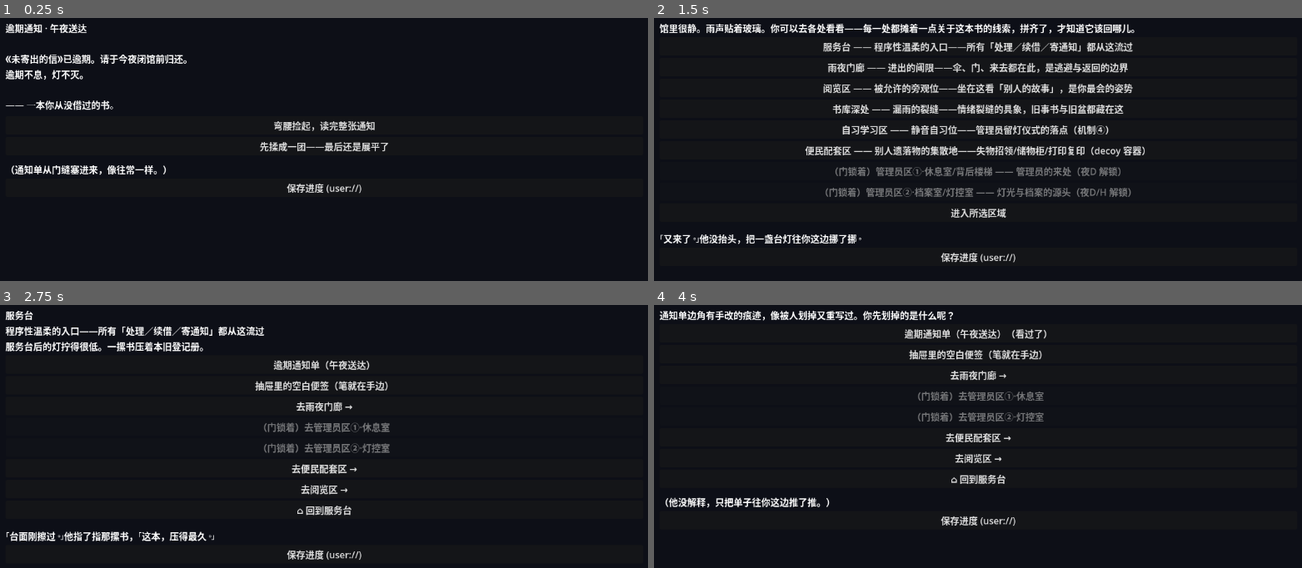
Above: before the commit, frames 1-4 (two rows, left to right).
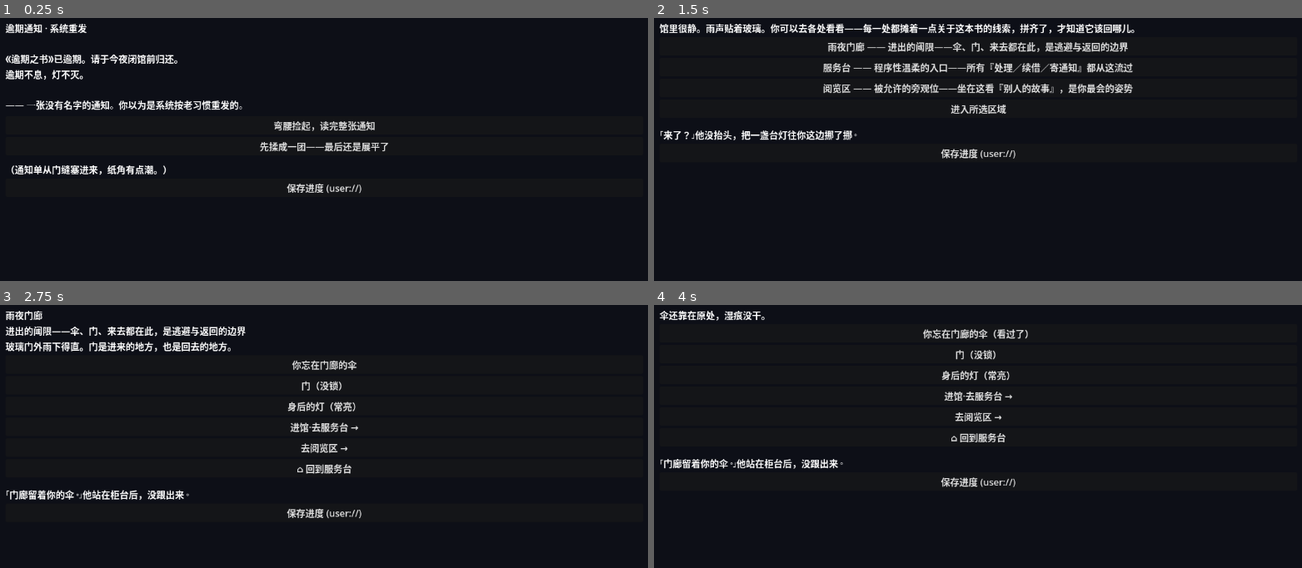
Above: after the commit, the same moments.

Repository: 245269946-blip/Return-by-Dawn
Game: Godot game, scene res://Main.tscn
Same seed, same stepped clock (60 frames per second), same inputs: the game is played once before the commit and once after it.
Inputs (mouse positions are in pixels of both pictures, inside the frame that each line leads up to):
- Up to frame 1 (0.25 s): no input
- Up to frame 2 (1.5 s): click "弯腰捡起，读完整张通知" at 0.5 s; click "走近柜台" at 1.25 s
- Up to frame 3 (2.75 s): click (324, 333) at 2 s, where only the run before the commit has a clickable "服务台 —— 程序性温柔的入口——所有「处理／续借／寄通知…"
- Up to frame 4 (4 s): click (978, 365) at 2.75 s, where only the run after the commit has a clickable "你忘在门廊的伞"; click (978, 333) at 3.5 s, where only the run before the commit has a clickable "逾期通知单（午夜送达）（看过了）"

The runs differ from the first frame. In frame 1, 1.8% of the frame differs, in the area x 1-38%, y 2-60%; in frame 2, 9.0%, in the area x 0-76%, y 9-94%; in frame 3, 6.4%; in frame 4, 5.3%.

Commit message:
feat: 序章框架 + 跨夜续接引擎解耦（NIGHT_ORDER）
- 新建 content/prologue.json：入口夜（教学关），玩家自己的逾期书，
  续借双延后选项，种三组种子，next:night_a 跨夜续接
- Main.gd：抽 load_night_by_id 解耦夜加载；curtain 读 next 生成「继续」入口
- test_harness.gd：新增序章测试节 P0-0~P0-18（含修复 P0-12 断言）
- spine_check.py：纳入 prologue（夜序0，受护栏约束）
- CONTENT_SCHEMA.md：补 next 字段

验证：headless 点测 PASS=74 FAIL=0 ALL GREEN；spine_check 序章+夜A 无脊柱泄漏

Diff:
--- a/godot/Main.gd
+++ b/godot/Main.gd
@@ -36,7 +36,8 @@
 # ── 夜程表（框架层 · 内容无关）────────────────────────
 # 加一夜 = 在 content/ 放 night_X.json + 把 id 加进此数组；引擎逻辑零改动。
 # Main 始终加载 NIGHT_ORDER[0]；多夜顺序 / 跨夜选择后续在框架层扩展。
-const NIGHT_ORDER := ["night_a"]
+# 夜序：序章 → 第一幕（夜A…）。加一夜 = 内容 JSON + 此处追加 id；引擎零改其它处。
+const NIGHT_ORDER := ["prologue", "night_a"]
 
 # ── 状态初始化（与 demo 的 _freshState 对齐）──────────────
 func _fresh_state() -> Dictionary:
@@ -75,22 +76,10 @@
 	return DEBUG_IGNORE_SAVE and OS.is_debug_build()
 
 func _ready() -> void:
-	content = ContentLoader.get_night(NIGHT_ORDER[0])
-	if content.is_empty():
-		push_error("Main: 夜 A 内容为空，检查 content/night_a.json")
-		return
-	# ── F2 跨夜持久进度（LibraryState）地基接线 ──
-	ProgressState.night_index = NIGHT_ORDER.find(NIGHT_ORDER[0])
-	if content.has("regions"):
-		var regs = content["regions"] as Dictionary
-		var unlocked := []
-		for rid in regs.keys():
-			var rg = regs[rid] as Dictionary
-			if not rg.get("locked", false) and not rg.get("void", false):
-				unlocked.append(rid)
-		ProgressState.unlocked_zones = unlocked
 	gui_input.connect(_on_gui_input)
 	_build_ui()
+	# 加载入口夜（NIGHT_ORDER[0]）；引擎与夜程表解耦，加一夜零改此处
+	load_night_by_id(NIGHT_ORDER[0])
 	# 存档恢复（B）：有同版存档则恢复，否则走开场 notice
 	# 版本不匹配或缺失 contentVersion 字段 → 视为过期存档，自动新游戏
 	# 开发期开关：DEBUG_IGNORE_SAVE + debug 构建 → 跳过恢复，直接新游戏
@@ -100,6 +89,29 @@
 		state = _fresh_state()
 		state["node"] = "notice"
 		_render_node("notice")
+
+## 跨夜加载：引擎与夜程表解耦（加一夜 = 内容 JSON + NIGHT_ORDER 追加 id）
+## 供 _ready 开场与收场「继续」按钮复用；测试桩可显式切换任意一夜。
+func load_night_by_id(id: String) -> void:
+	if not NIGHT_ORDER.has(id):
+		push_error("Main: 夜程表无此夜 " + id)
+		return
+	var c := ContentLoader.get_night(id)
+	if c.is_empty():
+		push_error("Main: 加载夜失败 " + id)
+		return
+	content = c
+	ProgressState.night_index = NIGHT_ORDER.find(id)
+	var unlocked := []
+	var regs = content["regions"] as Dictionary
+	for rid in regs.keys():
+		var rg = regs[rid] as Dictionary
+		if not rg.get("locked", false) and not rg.get("void", false):
+			unlocked.append(rid)
+	ProgressState.unlocked_zones = unlocked
+	state = _fresh_state()
+	state["node"] = "notice"
+	_render_node("notice")
 
 # ── UI 骨架（Godot 专属；与 demo 的 DOM 对应）──────────────
 func _build_ui() -> void:
@@ -673,6 +685,15 @@
 	_clear_container($Panel/Memories)
 	$Panel/Stage.text = "（今夜闭馆。灯还亮着。）\n\n雨声贴着玻璃，慢慢远了。\n你合上《逾期之书》——可你知道，有些书，合上了也还在原地等你。"
 	$Panel/Curator.text = "（夜还长。下次来，灯还亮着。）"
+	# 跨夜续接：本夜声明 next 且夜程表中有其后继 → 提供「继续」入口
+	if content.has("next"):
+		var nxt: String = content["next"]
+		var cid: String = content.get("id", "")
+		if NIGHT_ORDER.has(nxt) and NIGHT_ORDER.find(nxt) > NIGHT_ORDER.find(cid):
+			var bn := Button.new()
+			bn.text = "继续 —— 下一夜"
+			bn.pressed.connect(load_night_by_id.bind(nxt))
+			$Panel/Actions.add_child(bn)
 	var b := Button.new()
 	b.text = "重新翻开《逾期之书》"
 	b.pressed.connect(_on_restart)
--- /dev/null
+++ b/godot/content/prologue.json
@@ -0,0 +1,161 @@
+{
+  "id": "prologue",
+  "playerName": "阿迟",
+  "title": "序章 · 续借",
+  "meta": {
+    "decoy": false,
+    "note": "教学关：玩家自己的逾期书，建立『通知单→续借→未了结』最小循环，并种下『管理员强引导继续逃避』『他也是逾期者』『门没锁/灯常亮』三组种子"
+  },
+  "next": "night_a",
+  "regions": {
+    "entry_porch": {
+      "name": "雨夜门廊",
+      "metaphor": "进出的阈限——伞、门、来去都在此，是逃避与返回的边界",
+      "desc": "玻璃门外雨下得直。门是进来的地方，也是回去的地方。",
+      "exits": [
+        { "label": "进馆·去服务台", "to": "service_desk" },
+        { "label": "去阅览区", "to": "reading_room" }
+      ],
+      "hotspots": {
+        "umbrella": {
+          "label": "你忘在门廊的伞",
+          "once": "你的伞靠在门边，伞尖还在滴水。你进来时忘了它，像忘了很多次自己。",
+          "again": "伞还靠在原处，湿痕没干。",
+          "curatorOnce": "「门廊留着你的伞。」他站在柜台后，没跟出来。",
+          "unlocks": { "id": "c_umb1", "text": "你又忘带伞——门廊留着你的伞" }
+        },
+        "door": {
+          "label": "门（没锁）",
+          "once": "门没锁。推开门是雨，关上是馆。你站在门槛上，两边都不是答案。",
+          "again": "门还是那样，没锁。你没推。",
+          "curatorOnce": "（他没拦你，也没催你走。）"
+        },
+        "lamp_behind": {
+          "label": "身后的灯（常亮）",
+          "once": "你回头，馆里的灯亮着。它从不熄灭——像有谁舍不得让你摸黑走。",
+          "curatorOnce": "「灯亮着，你回头就能看见路。」",
+          "unlocks": { "id": "c_lamp2", "text": "灯从不熄灭——像有谁舍不得让你摸黑走" }
+        }
+      }
+    },
+    "service_desk": {
+      "name": "服务台",
+      "metaphor": "程序性温柔的入口——所有『处理／续借／寄通知』都从这流过",
+      "desc": "服务台后的灯拧得很低。一摞书压着本旧登记册。",
+      "exits": [
+        { "label": "去雨夜门廊", "to": "entry_porch" },
+        { "label": "去阅览区", "to": "reading_room" }
+      ],
+      "hotspots": {
+        "notice_card": {
+          "label": "逾期通知单（系统重发）",
+          "once": "《逾期之书》又发来一张逾期通知——你以为是系统自动重发的。落款没有名字，只有一行打印体：『请于今夜闭馆前归还。』",
+          "again": "通知单边角有手改的痕迹，像被人划掉又重写过。你先划掉的是什么呢？",
+          "curatorOnce": "（他没解释，只把单子往你这边推了推。）",
+          "unlocks": { "id": "c_name", "text": "一张你自己的逾期通知——你以为系统重发，但送得很准时" }
+        },
+        "overdue_book": {
+          "label": "你包里那本迟迟没还的书",
+          "hook": true,
+          "hookPrompt": "你今天其实有空，可以现在去还。你犹豫了一下，书都掏出来半本。要怎么办？",
+          "once": "你包里那本迟迟没还的书，书脊磨得发白。你今天其实有空，可以现在去还。你犹豫了一下，书都掏出来半本。",
+          "again": "那本书还半露在包口。你没下定决心。",
+          "curatorOnce": "（他看见了，没催。只把一本空白续借单推过来。）",
+          "options": [
+            { "id": "renew", "label": "办续借——把期限往后推" },
+            { "id": "later", "label": "「下次吧」——先塞回包里" }
+          ],
+          "hookResults": {
+            "renew": {
+              "form": "续借单被他接过去，盖章",
+              "line": "「续借，好。」他熟练地接过单子，盖章，「这样，它还能再陪你一阵。」",
+              "clue": { "id": "c_renewed", "text": "你办了续借——期限往后推，书还在你这儿" },
+              "settlement": {
+                "title": "你办了续借",
+                "body": "续借单被他接过去，盖章。『这样，它还能再陪你一阵。』\n\n你松了手。书还在包里，通知单『处理掉了』。你没真正还，但这一刻，很轻。",
+                "gained": "种子：你选择了『延后』而非『了结』"
+              },
+              "toExit": true
+            },
+            "later": {
+              "form": "你把书塞回包里",
+              "line": "「下次吧。」你把它塞回去。他点点头：『也行。』",
+              "clue": { "id": "c_renewed", "text": "你说『下次』，把书塞回包里——延期已成习惯" },
+              "settlement": {
+                "title": "你说了「下次」",
+                "body": "『下次吧。』你把书塞回包里。他没拦，只说：『也行。』\n\n通知单被你折好，放进兜里。你今天有空，但你还是选了下次。门没锁，你随时能回来。",
+                "gained": "种子：『下次』成了你和这本书之间的常态"
+              },
+              "toExit": true
+            }
+          }
+        },
+        "desk_stack": {
+          "label": "他桌上也压着一摞没还的书",
+          "once": "你瞥见他桌上也压着一摞没还的书，和你这摞一样旧。他顺着你视线收了收，没解释。",
+          "again": "他桌上的那摞书还在。他没动它。",
+          "curatorOnce": "「……我的也还没还。」他笑了笑，像在说一件稀松平常的事。",
+          "unlocks": { "id": "c_hisbooks", "text": "他桌上也压着一摞没还的书（种子：他也是逾期者）" }
+        }
+      }
+    },
+    "reading_room": {
+      "name": "阅览区",
+      "metaphor": "被允许的旁观位——坐在这看『别人的故事』，是你最会的姿势",
+      "desc": "一排排座位空着。坐在这看『别人的故事』，是你最会的保护自己的方式。",
+      "exits": [
+        { "label": "回服务台", "to": "service_desk" },
+        { "label": "去雨夜门廊", "to": "entry_porch" }
+      ],
+      "hotspots": {
+        "old_lamp": {
+          "label": "一盏旧灯",
+          "once": "这盏灯为什么一直亮着？",
+          "again": "灯还亮着。和刚才一样。",
+          "ask": { "prompt": "谁？", "then": "忘了。" },
+          "curatorOnce": "「因为以前有人怕黑。」",
+          "curatorAgain": "「……忘了。」其实他说的是自己。",
+          "unlocks": { "id": "c_lamp", "text": "灯一直亮着——因为以前有人怕黑" }
+        }
+      }
+    }
+  },
+  "nodes": {
+    "notice": {
+      "stage": "逾期通知 · 系统重发\n\n《逾期之书》已逾期。请于今夜闭馆前归还。\n逾期不息，灯不灭。\n\n—— 一张没有名字的通知。你以为是系统按老习惯重发的。",
+      "actions": [
+        { "id": "read", "label": "弯腰捡起，读完整张通知", "primary": true },
+        { "id": "toss", "label": "先揉成一团——最后还是展平了" }
+      ]
+    },
+    "enter": {
+      "stage": "雨在馆外下。推门时，白噪音被木门切断，只剩雨声从门缝漏进来。灯还亮着。管理员在柜台后，抬头看了你一眼，像是早知道你会来：「来了？」TA 把一盏台灯往你这边挪了挪，像给一个熟客留的位置——虽然你确定，这是你第一次来。",
+      "actions": [
+        { "id": "desk", "label": "走近柜台", "primary": true },
+        { "id": "door", "label": "先在门口站一会儿，听雨" }
+      ]
+    },
+    "exit": {
+      "stage": "你办完续借，把那本迟迟没还的书塞回包里。雨还下着。\n\n管理员从柜台后抬起头，没移开视线：「今晚的续借，登记好了。」他顿了顿，「……门没锁。下次来，灯还亮着。」\n\n灯还亮着。你回头，能看见路。",
+      "actions": [
+        { "id": "to_close", "label": "推开门，走进雨里 ▶", "primary": true }
+      ]
+    }
+  },
+  "companion": {
+    "enter:notice": "（通知单从门缝塞进来，纸角有点潮。）",
+    "enter:enter": "「来了？」他没抬头，把一盏台灯往你这边挪了挪。",
+    "enter:service_desk": "「台面刚擦过。」他指了指那摞书，「这本，压得最久。」",
+    "enter:reading_room": "「你总坐那边的位子。」他说，像在说一件理所当然的事。",
+    "enter:entry_porch": "「门廊留着你的伞。」他站在柜台后，没跟出来。",
+    "enter:exit": "（他站在柜台后，灯在他身后，没催你。）",
+    "hot:service_desk:notice_card": "「这本，压得够久了。」他顿了顿，没往下说。",
+    "hot:service_desk:overdue_book": "（他看见了，没催。只把一本空白续借单推过来。）",
+    "hot:service_desk:desk_stack": "「……我的也还没还。」他笑了笑，像在说一件稀松平常的事。",
+    "hot:reading_room:old_lamp": "「因为以前有人怕黑。」",
+    "hot:entry_porch:umbrella": "「门廊留着你的伞。」",
+    "hot:entry_porch:door": "（他没拦你，也没催你走。）",
+    "hot:entry_porch:lamp_behind": "「灯亮着，你回头就能看见路。」"
+  },
+  "memories": {}
+}
--- a/godot/test_harness.gd
+++ b/godot/test_harness.gd
@@ -98,7 +98,57 @@
 
 func _run_tests() -> void:
 
-	# ════════════════ 0. 开场流 ════════════════
+	# ════════════════ P. 序章 · 续借（教学关） ════════════════
+	# _ready 已加载 NIGHT_ORDER[0] = prologue；此处显式确认并走一遍主链。
+	chk("P0-0 序章为入口夜", main.content["id"] == "prologue")
+	chk("P0-1 notice 上屏(系统重发)", _stage().contains("系统重发"), _stage())
+	main._on_node_action("read")
+	chk("P0-2 read→enter", main.state["node"] == "enter" and _stage().contains("来了"), _stage())
+	_to_enter()
+	main._on_node_action("toss")
+	chk("P0-3 toss→enter", main.state["node"] == "enter")
+	_to_enter()
+	main._on_node_action("desk")
+	chk("P0-4 desk→hub+服务台", main.state["node"] == "hub" and main.state["currentRegion"] == "service_desk")
+	_to_enter()
+	main._on_node_action("door")
+	chk("P0-5 door→hub", main.state["node"] == "hub")
+	# 区域切换 + 进区反应
+	main._on_goto("entry_porch")
+	chk("P0-6 门廊进区反应", _curator().contains("门廊留着你的伞"), _curator())
+	main._on_hotspot("entry_porch", "umbrella")
+	chk("P0-7 c_umb1", "c_umb1" in _clues())
+	main._on_goto("reading_room")
+	chk("P0-8 阅览进区反应", _curator().contains("你总坐那边的位子"), _curator())
+	main._on_hotspot("reading_room", "old_lamp")
+	chk("P0-9 c_lamp", "c_lamp" in _clues())
+	main._on_goto("service_desk")
+	# 通知单 → c_name
+	main._on_hotspot("service_desk", "notice_card")
+	chk("P0-10 c_name(自己逾期通知)", "c_name" in _clues() and _stage().contains("你以为是系统自动重发"), _stage())
+	# 种子：他桌上也压着一摞没还的书
+	main._on_hotspot("service_desk", "desk_stack")
+	chk("P0-11 c_hisbooks 种子", "c_hisbooks" in _clues())
+	# 核心：续借决策 hook（双延后选项）
+	main._on_hotspot("service_desk", "overdue_book")
+	chk("P0-12 续借 hook 提问+选项", _curator().contains("要怎么办") and _actions_has("办续借") and _actions_has("下次吧"), _curator())
+	main._on_hook_choice("service_desk", "overdue_book", _hd("service_desk", "overdue_book"), "renew")
+	chk("P0-13 续借→c_renewed+结算页", "c_renewed" in _clues() and _stage().contains("【结算】"), _stage())
+	main._on_settlement_continue()
+	chk("P0-14 续借→exit 节点", main.state["node"] == "exit" and _stage().contains("续借，登记好了"), _stage())
+	main._on_node_action("to_close")
+	chk("P0-15 收场 curtain", _stage().contains("今夜闭馆"), _stage())
+	chk("P0-16 续接声明 next=night_a", main.content.has("next") and main.content["next"] == "night_a")
+	chk("P0-17 curtain 含「继续」入口", _actions_has("继续"), str(_actions()))
+	# 跨夜续接链路：点「继续」即加载夜 A 开场
+	for c in main.get_node("Panel/Actions").get_children():
+		if c is Button and c.text.contains("继续"):
+			c.pressed.emit()
+			break
+	chk("P0-18 续接后进入 night_a notice", main.content["id"] == "night_a" and main.state["node"] == "notice")
+
+	# ════════════════ 0. 开场流（夜 A） ════════════════
+	main.load_night_by_id("night_a")   # 确保后续断言跑在夜 A 内容上
 	chk("0-1 notice 文案上屏", _stage().contains("未寄出的信"), _stage())
 	main._on_node_action("read")
 	chk("0-2 read→enter", main.state["node"] == "enter" and _stage().contains("又来了"), _stage())
Not shown, changed: godot/CONTENT_SCHEMA.md
Not shown, changed: godot/tools/spine_check.py
